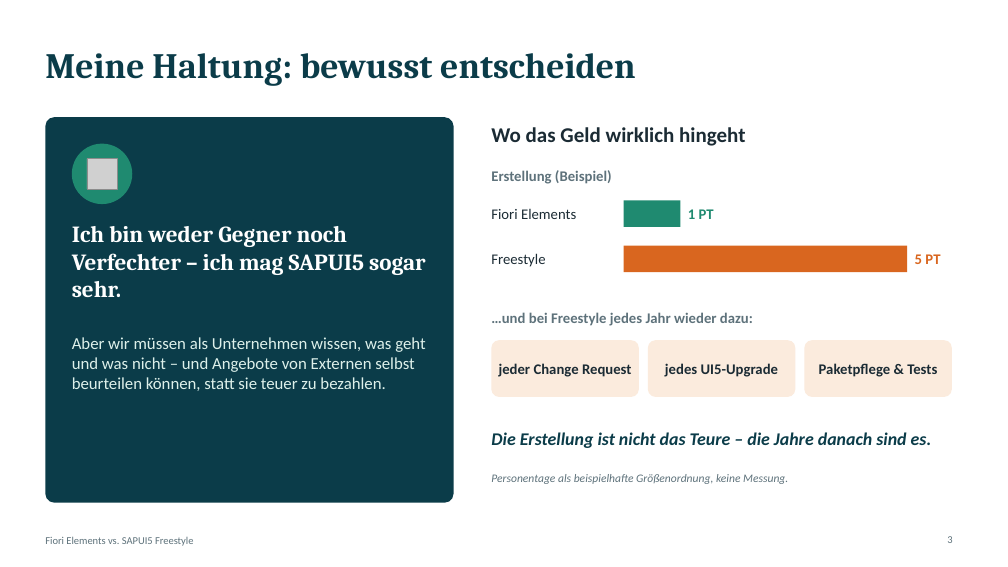
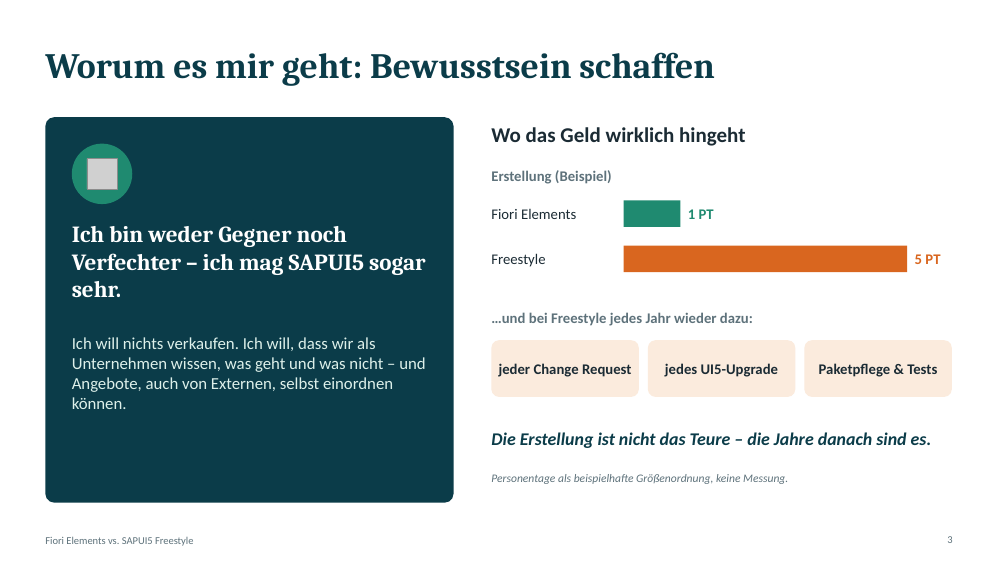
Before and after one commit to Fabs943/SAPUI5-DEMO, a slide deck: slide 3 of praesentation/Fiori_vs_Freestyle.pptx. Drawn at 1008x567 pixels with LibreOffice and Linux fonts; fonts in the diff are those of the drawing; grey boxes stand for pictures. Boxes give left, top, right and bottom in pixels: in the first picture for what was removed or moved away, otherwise in the second. Text is boxed around its words. In the diff, an @@ line names an element or a change of style, - is before the commit and + after.

```diff
--- a/praesentation/Fiori_vs_Freestyle.pptx
+++ b/praesentation/Fiori_vs_Freestyle.pptx
@@ title at [45,52,715,86]: text changed @@
-Meine Haltung: bewusst entscheiden
+Worum es mir geht: Bewusstsein schaffen
@@ text at [72,337,425,409]: text changed @@
-Aber wir müssen als Unternehmen wissen, was geht und was nicht – und Angebote von Externen selbst beurteilen können, statt sie teuer zu bezahlen.
+Ich will nichts verkaufen. Ich will, dass wir als Unternehmen wissen, was geht und was nicht – und Angebote, auch von Externen, selbst einordnen können.
```
Also in this commit, not shown: 3 other slides changed.
